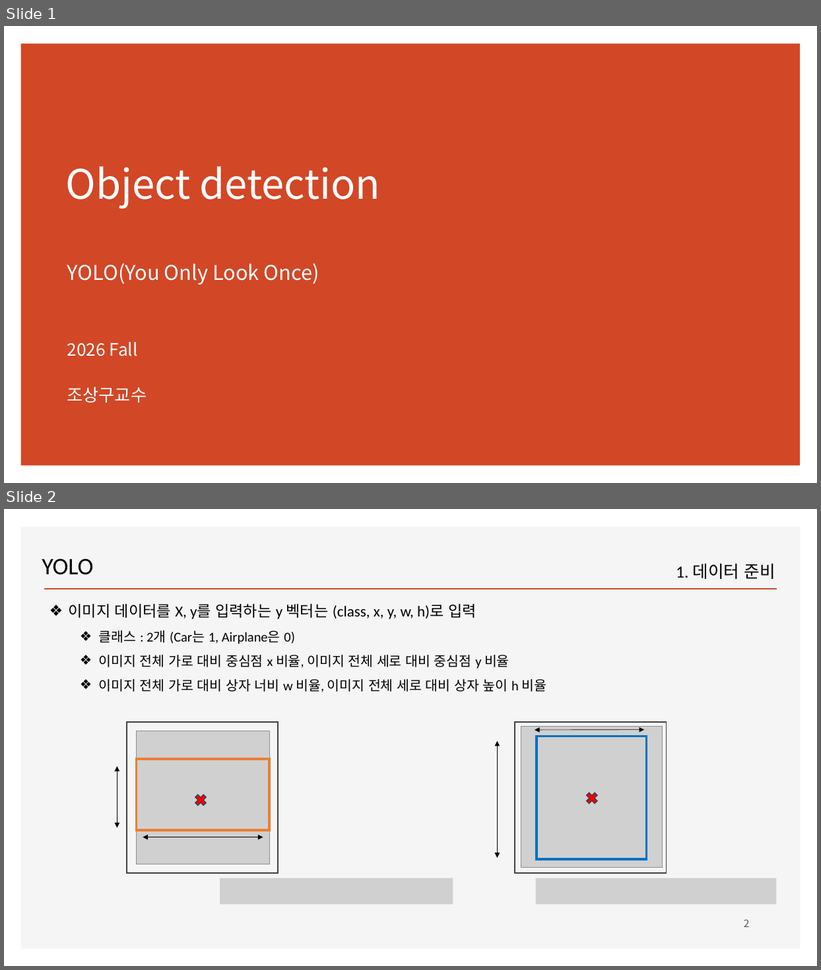
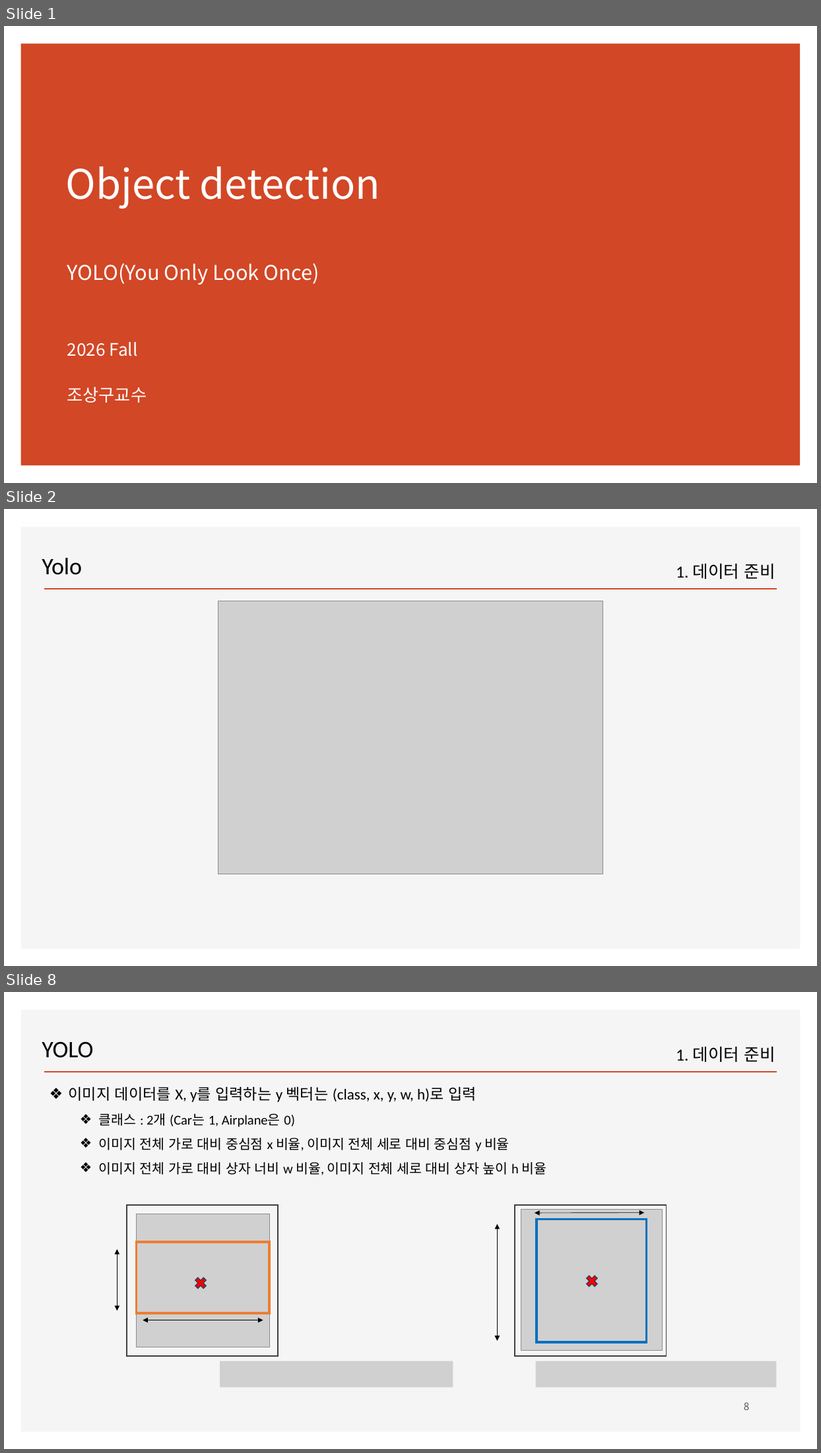
Before and after one commit to ancestor9/2026_Fall_Deep-Learning-with-Python, a slide deck: Chapter 12 Object detection.pptx. Shown one above the other, each under a label of ours: slides 1 and 2 before the commit, slides 1, 2 and 8 after it; the slides between them are not shown. The pictures are 821x970 and 821x1453 pixels, drawn with LibreOffice and Linux fonts; fonts in the diff are those of the drawing; grey boxes stand for pictures; background and template pictures are left out. Boxes give left, top, right and bottom in pixels: in the first picture for what was removed or moved away, otherwise in the second. Text is boxed around its words. In the diff, an @@ line names an element or a change of style, - is before the commit and + after.

```diff
--- a/Chapter 12 Object detection.pptx
+++ b/Chapter 12 Object detection.pptx
@@ slide 2 added at [4, 509, 817, 966], background #FFFFFF; not listed: 2 template elements that a slide beside it also shows @@
@@ text added at [42, 558, 82, 575], 28 pt, text #000000 @@
+Yolo
@@ text added at [676, 563, 776, 579], 20 pt, text #000000 @@
+1. 데이터 준비
@@ picture added at [218, 601, 603, 875] @@
@@ what was slide 2 is now slide 8 @@
@@ page number at [744, 1403, 750, 1410]: text changed @@
-2
+8
```
Also in this commit, not shown: 1 slide changed, 5 other slides added.
